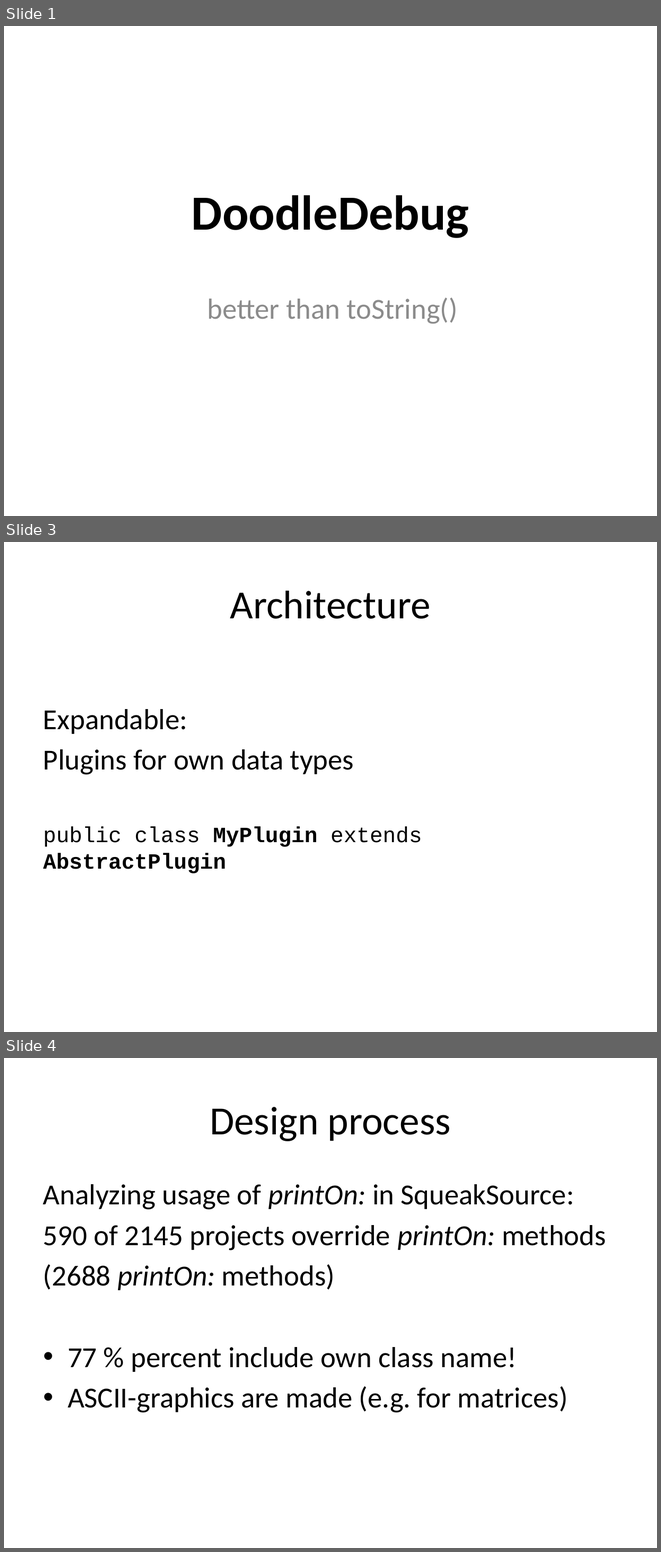
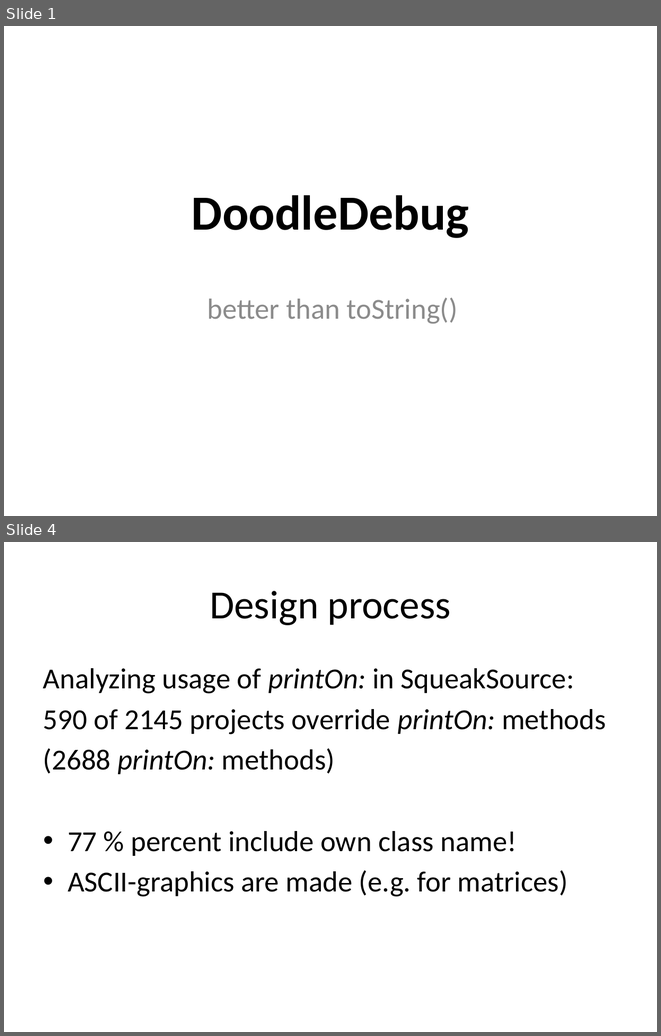
Before and after one commit to CedricReichenbach/DoodleDebug, a slide deck: presentations/Demo DoodleDebug Jan-2011.pptx. Shown one above the other, each under a label of ours: slides 1, 3 and 4 before the commit, slides 1 and 4 after it; the slides between them are not shown. The pictures are 661x1552 and 661x1036 pixels, drawn with LibreOffice and Linux fonts; fonts in the diff are those of the drawing. Boxes give left, top, right and bottom in pixels: in the first picture for what was removed or moved away, otherwise in the second. Text is boxed around its words. In the diff, an @@ line names an element or a change of style, - is before the commit and + after.

```diff
--- a/presentations/Demo DoodleDebug Jan-2011.pptx
+++ b/presentations/Demo DoodleDebug Jan-2011.pptx
@@ slide 3 removed at (4,542,657,1032), background #FFFFFF @@
@@ title removed at (230,590,431,619) @@
-Architecture
@@ text removed at (43,709,422,873) @@
-Expandable:
-Plugins for own data types
-public class MyPlugin extends AbstractPlugin
```
Also in this commit, not shown: 1 slide changed, 7 slides added, 1 other slide removed, 4 other files.
